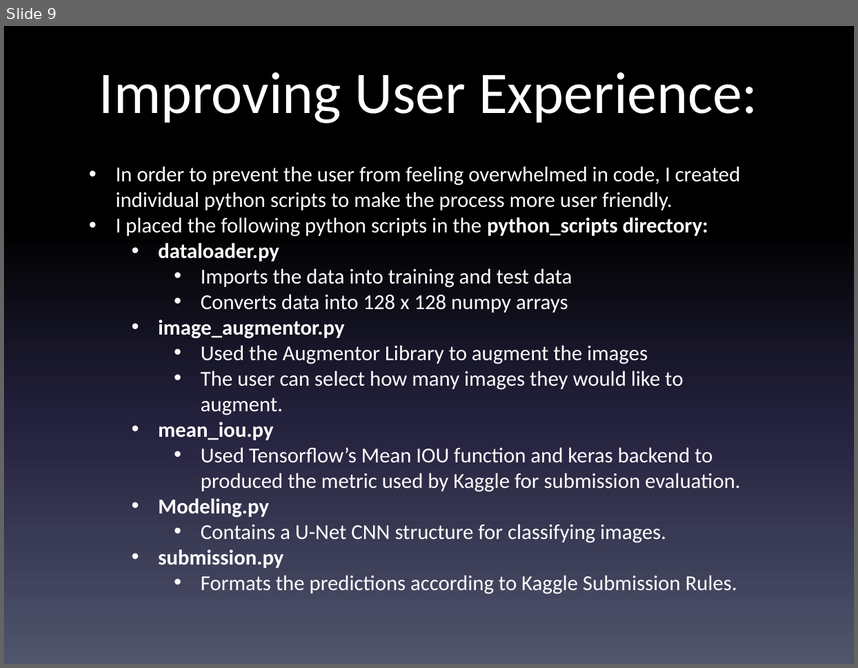
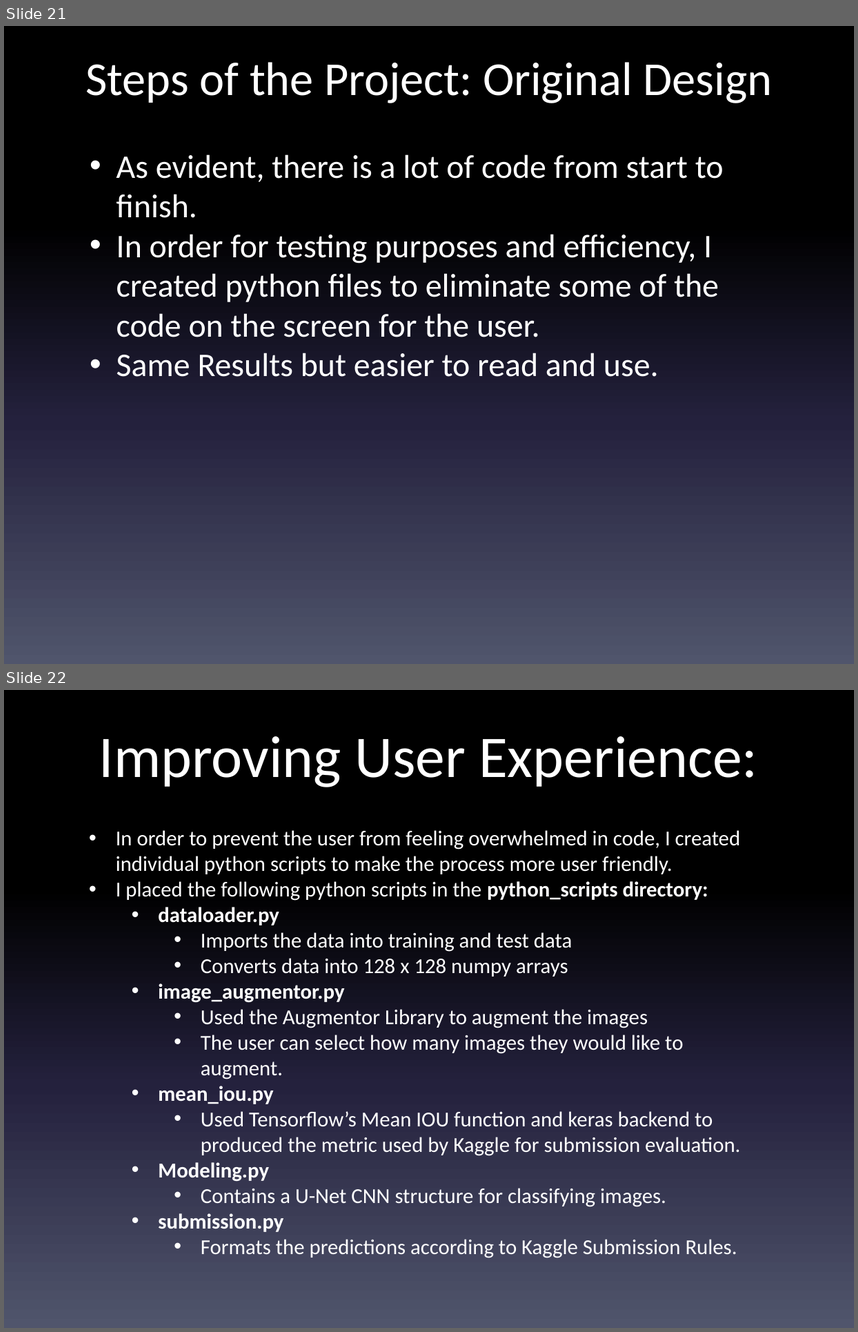
Before and after one commit to clach1225/Salt_Deposit_Identification, a slide deck: Final_Presentation.pptx. Shown one above the other, each under a label of ours: slide 9 before the commit, slides 21 and 22 after it. The pictures are 858x668 and 858x1332 pixels, drawn with LibreOffice and Linux fonts; fonts in the diff are those of the drawing. Boxes give left, top, right and bottom in pixels: in the first picture for what was removed or moved away, otherwise in the second. Text is boxed around its words. In the diff, an @@ line names an element or a change of style, - is before the commit and + after.

```diff
--- a/Final_Presentation.pptx
+++ b/Final_Presentation.pptx
@@ slide 21 added at (4, 26, 854, 664), background gradient #000000 to #24213E to #51566D @@
@@ title added at (85, 62, 773, 103), 40 pt, text #FFFFFF @@
+Steps of the Project: Original Design
@@ text added at (116, 154, 724, 377), 28 pt, text #FFFFFF @@
+• As evident, there is a lot of code from start to finish.
+• In order for testing purposes and efficiency, I created python files to eliminate some of the code on the screen for the user.
+• Same Results but easier to read and use.
@@ what was slide 9 is now slide 22 @@
```
Also in this commit, not shown: 3 slides changed, 16 other slides added.
